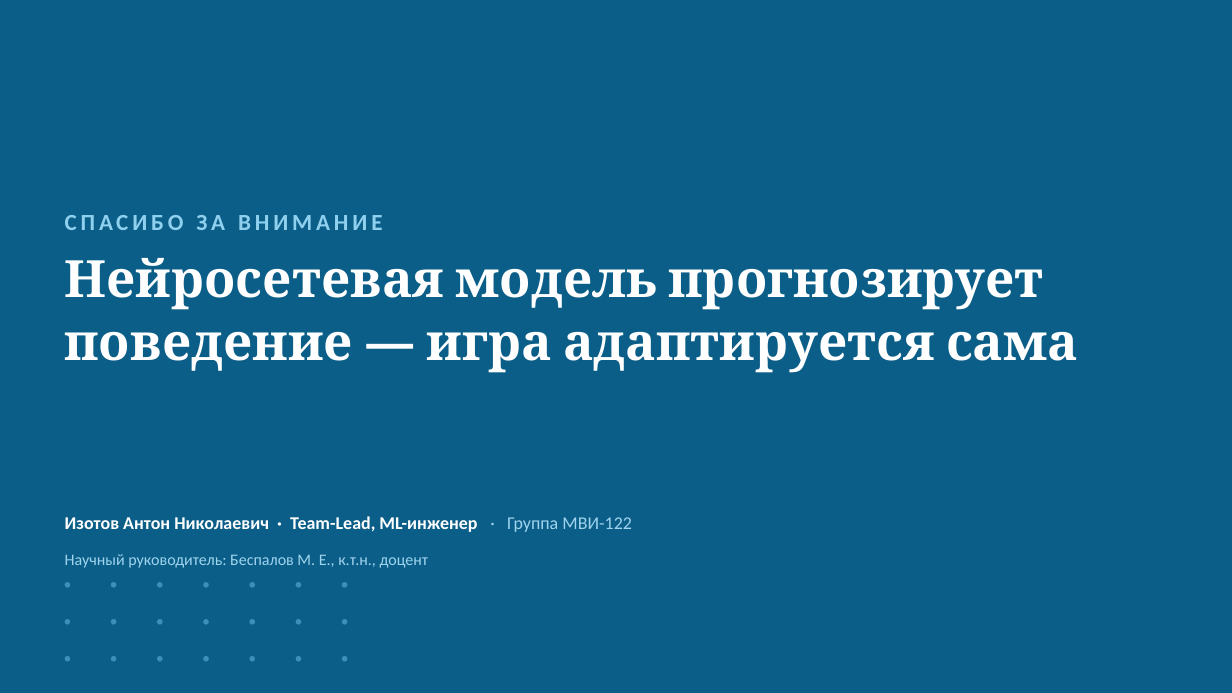
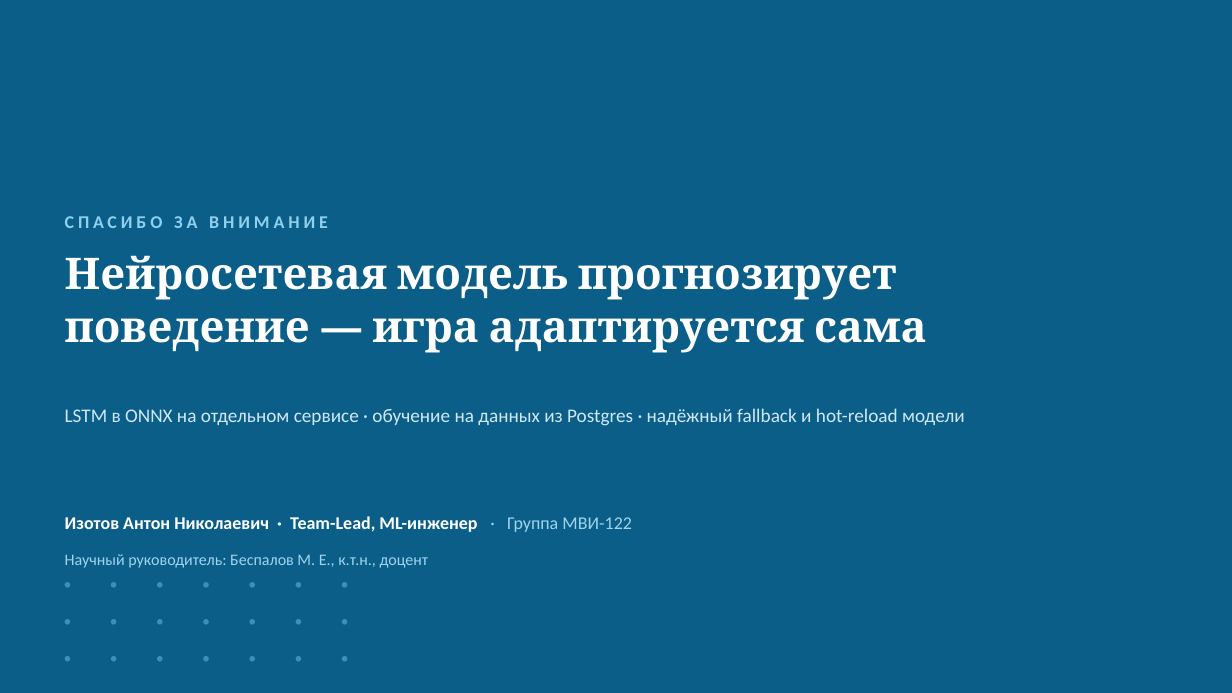
Before and after one commit to Antizi/diplom-Game_Plugs_Ai, a slide deck: slide 12 of presentations/Изотов_ВКР_нейросетевая-модель.pptx (slide 11 before the commit). Drawn at 1232x693 pixels with LibreOffice and Linux fonts; fonts in the diff are those of the drawing. Boxes give left, top, right and bottom in pixels: in the first picture for what was removed or moved away, otherwise in the second. Text is boxed around its words. In the diff, an @@ line names an element or a change of style, - is before the commit and + after.

```diff
--- a/presentations/Изотов_ВКР_нейросетевая-модель.pptx
+++ b/presentations/Изотов_ВКР_нейросетевая-модель.pptx
@@ text "СПАСИБО ЗА ВНИМАНИЕ" at bbox=[65, 216, 328, 228]: size 18 to 14 pt @@
@@ text "Нейросетевая модель прогнозирует" at bbox=[65, 255, 927, 353]: size 40 to 34 pt @@
@@ text added at bbox=[65, 408, 965, 426], 15 pt, text #CFE8F6 @@
+LSTM в ONNX на отдельном сервисе · обучение на данных из Postgres · надёжный fallback и hot-reload модели
```
Also in this commit, not shown: 8 other slides changed, 3 slides added, 2 slides removed, 6 other files.
